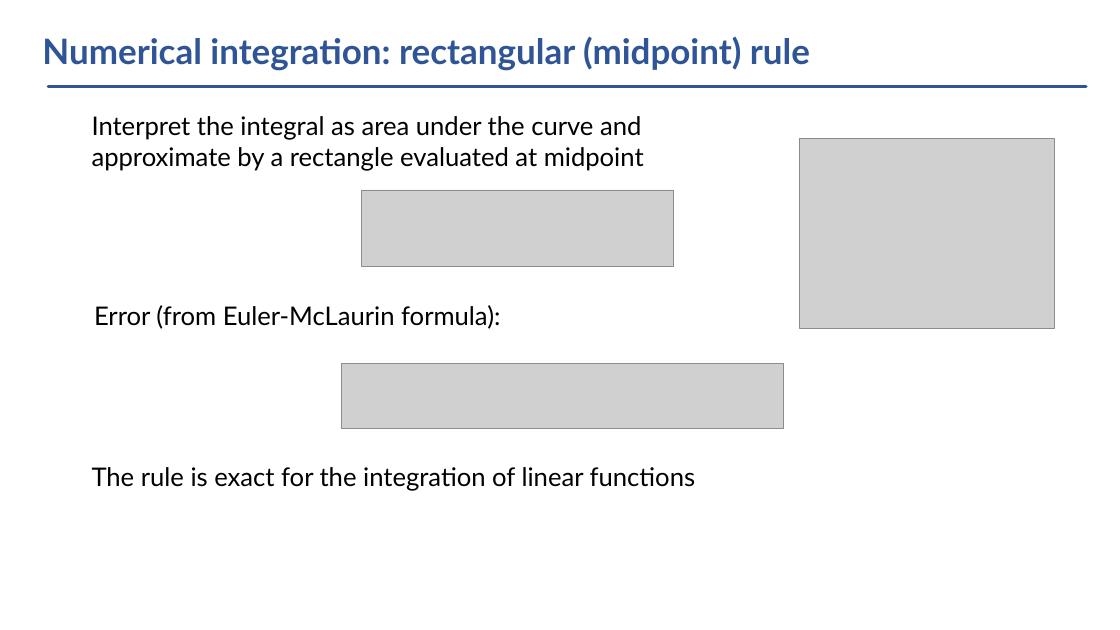
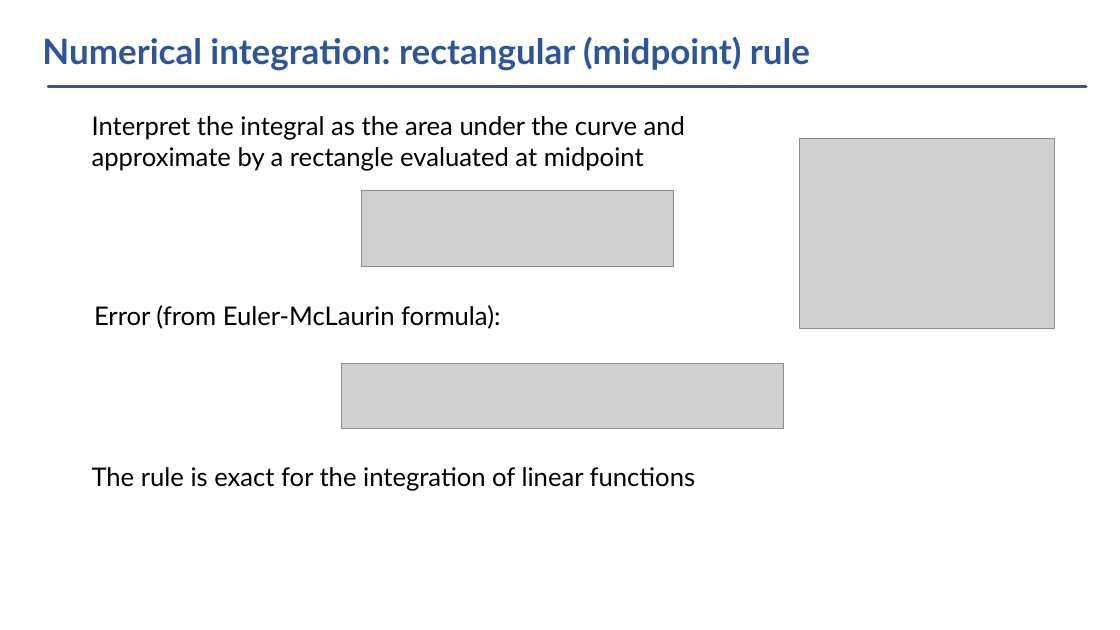
Before and after one commit to vlvovch/PHYS6350-ComputationalPhysics, a slide deck: slide 3 of lectures/Lecture6-01-31-23-NumericalIntegration.pptx. Drawn at 1120x630 pixels with LibreOffice and Linux fonts; fonts in the diff are those of the drawing; grey boxes stand for pictures. Boxes give left, top, right and bottom in pixels: in the first picture for what was removed or moved away, otherwise in the second. Text is boxed around its words. In the diff, an @@ line names an element or a change of style, - is before the commit and + after.

```diff
--- a/lectures/Lecture6-01-31-23-NumericalIntegration.pptx
+++ b/lectures/Lecture6-01-31-23-NumericalIntegration.pptx
@@ text at [92, 116, 685, 171]: text changed @@
-Interpret the integral as area under the curve and approximate by a rectangle evaluated at midpoint
+Interpret the integral as the area under the curve and approximate by a rectangle evaluated at midpoint
```
Also in this commit, not shown: 8 other slides changed, 39 other files.
